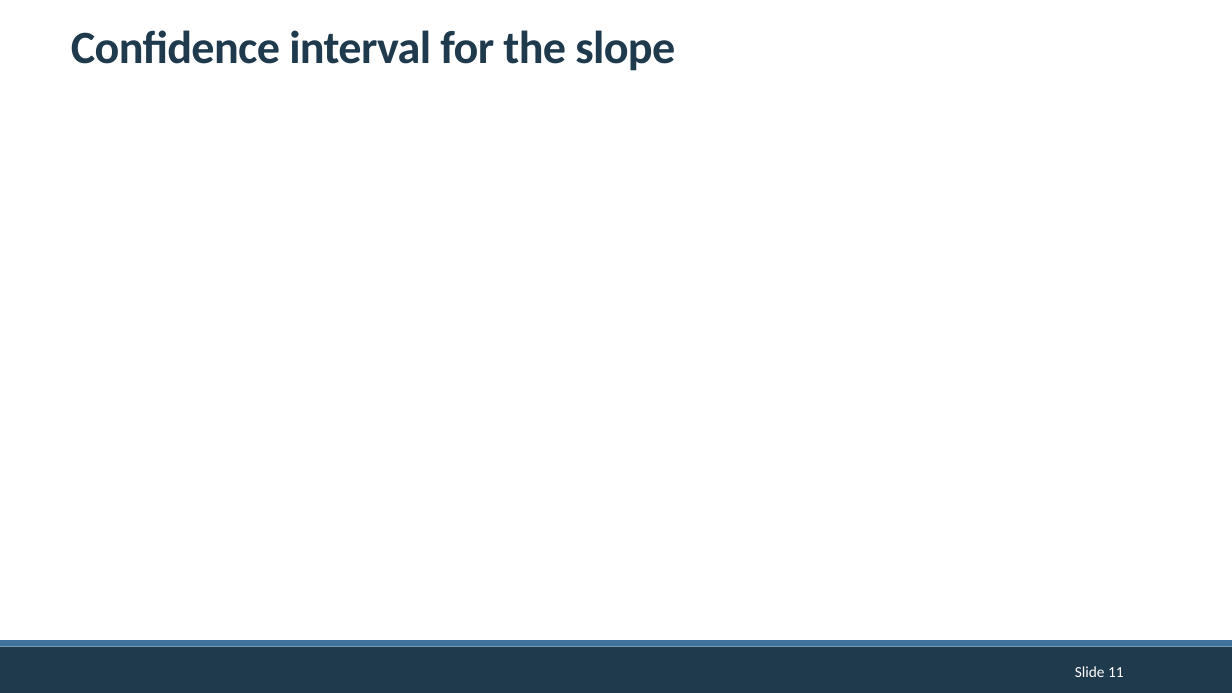
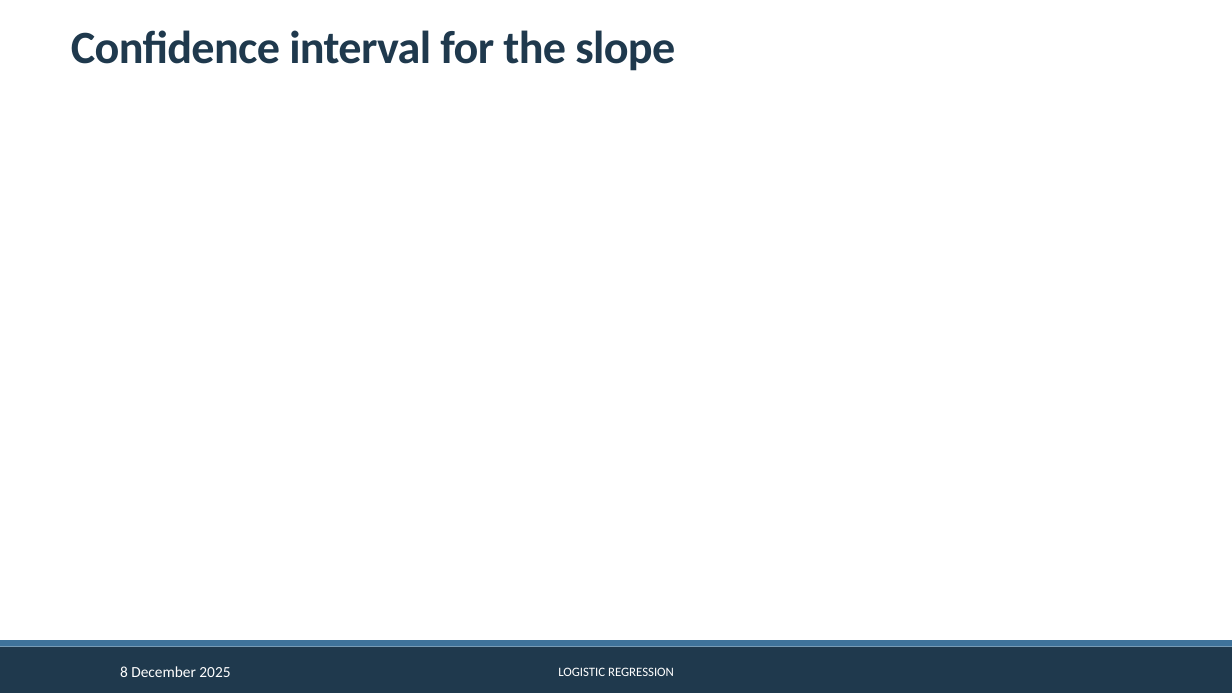
Before and after one commit to CGMoreh/SOC2069-QUANT-25, a slide deck: slide 11 of Materials/Slides/draft_slides_w5.pptx. Drawn at 1232x693 pixels with LibreOffice and Linux fonts; fonts in the diff are those of the drawing; grey boxes stand for pictures; background and template pictures are left out. Boxes give left, top, right and bottom in pixels: in the first picture for what was removed or moved away, otherwise in the second. Text is boxed around its words. In the diff, an @@ line names an element or a change of style, - is before the commit and + after.

```diff
--- a/Materials/Slides/draft_slides_w5.pptx
+++ b/Materials/Slides/draft_slides_w5.pptx
@@ text added at (120,666,230,677), 12 pt, text #FFFFFF @@
+8 December 2025
@@ text added at (558,667,674,676), 10 pt, text #FFFFFF @@
+LOGISTIC REGRESSION
@@ page number removed at (1075,666,1124,677) @@
-Slide 11
```
Also in this commit, not shown: 17 other slides changed, 1 other file.
